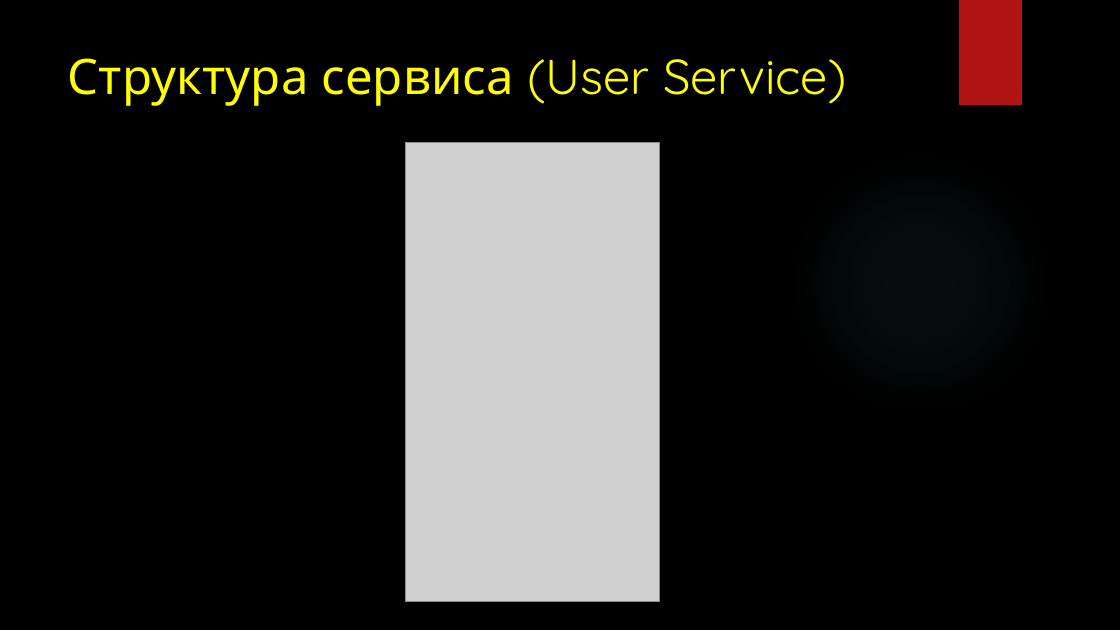
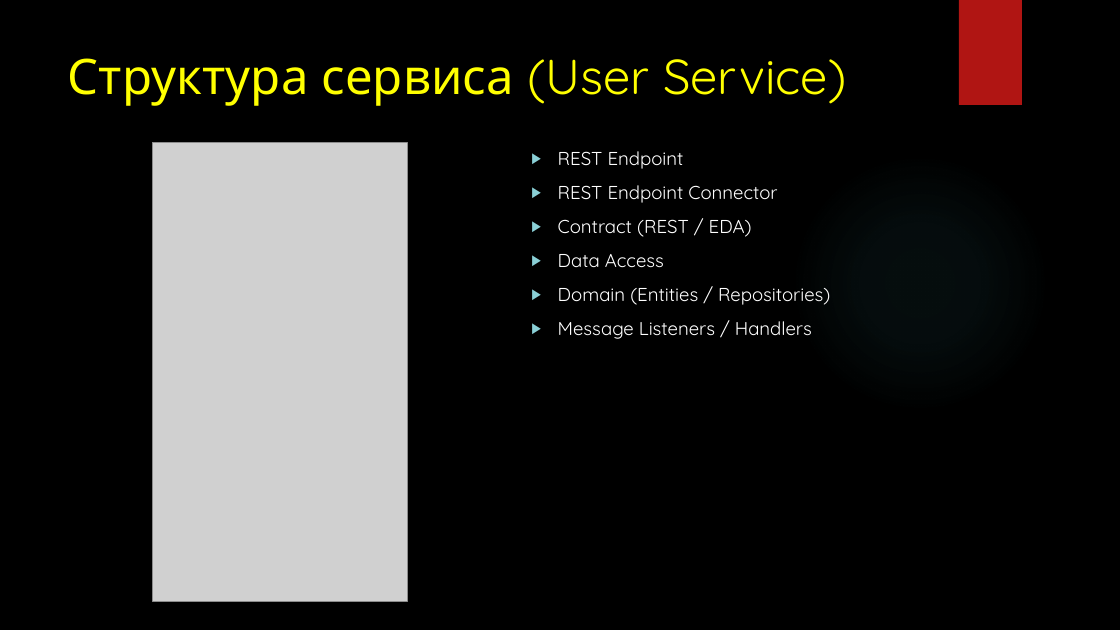
Before and after one commit to gennadytiunov/arch-labs, a slide deck: slide 13 of course-work/Presentation/Circus - Presentation.pptx (slide 5 before the commit). Drawn at 1120x630 pixels with LibreOffice and Linux fonts; fonts in the diff are those of the drawing; grey boxes stand for pictures; background and template pictures are left out. Boxes give left, top, right and bottom in pixels: in the first picture for what was removed or moved away, otherwise in the second. Text is boxed around its words. In the diff, an @@ line names an element or a change of style, - is before the commit and + after.

```diff
--- a/course-work/Presentation/Circus - Presentation.pptx
+++ b/course-work/Presentation/Circus - Presentation.pptx
@@ picture: place and size @@
-picture at box(406, 143, 660, 602)
+picture at box(153, 143, 408, 602)
@@ text added at box(558, 151, 830, 339), 16 pt, text #FFFFFF @@
+  ▶ REST Endpoint
+  ▶ REST Endpoint Connector
+  ▶ Contract (REST / EDA)
+  ▶ Data Access
+  ▶ Domain (Entities / Repositories)
+  ▶ Message Listeners / Handlers
```
Also in this commit, not shown: 4 other slides changed, 6 slides added, 1 slide removed, 10 other files.
